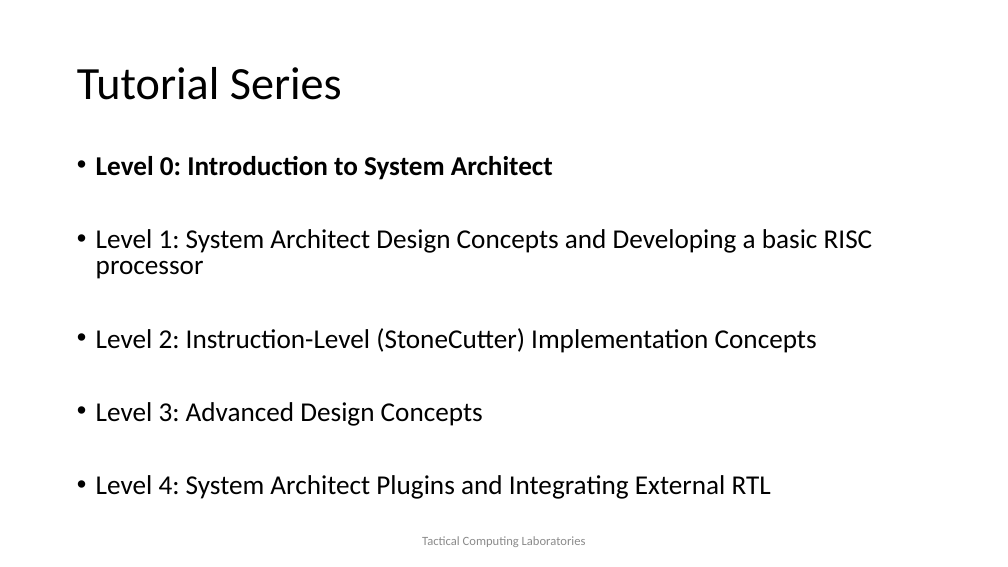
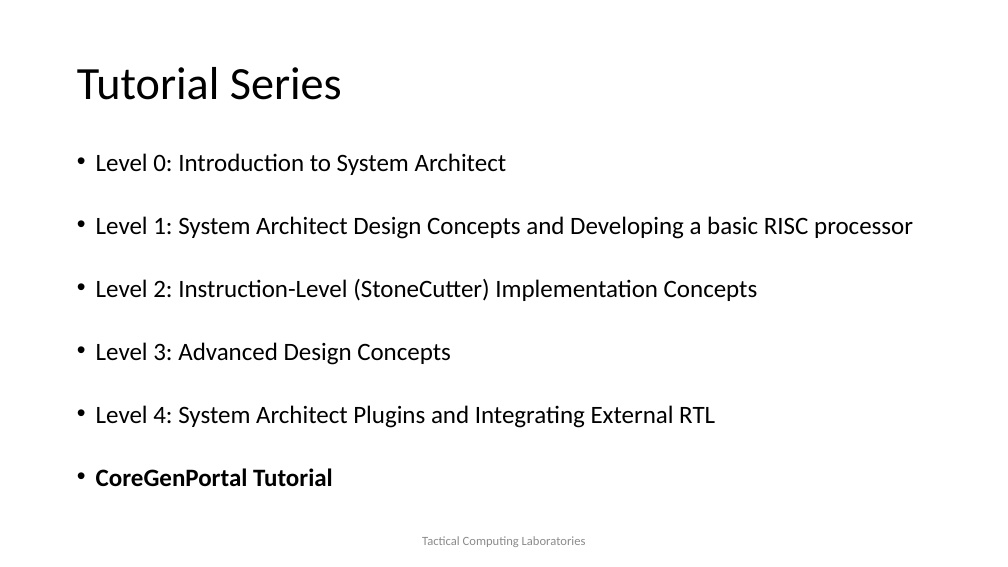
Before and after one commit to opensocsysarch/CoreGenTutorials, a slide deck: slide 2 of CoreGenPortal/CoreGenPortalTutorial.pptx. Drawn at 1008x567 pixels with LibreOffice and Linux fonts; fonts in the diff are those of the drawing; background and template pictures are left out. Boxes give left, top, right and bottom in pixels: in the first picture for what was removed or moved away, otherwise in the second. Text is boxed around its words. In the diff, an @@ line names an element or a change of style, - is before the commit and + after.

Commit message:
updating tutorial material

```diff
--- a/CoreGenPortal/CoreGenPortalTutorial.pptx
+++ b/CoreGenPortal/CoreGenPortalTutorial.pptx
@@ text at [96, 153, 913, 428]: size 25.9 to 23.8 pt; bold off in "Level 0: Introduction to System Architect"; line spacing 0.8 to 0.7 @@
@@ text at [96, 468, 333, 487]: paragraph added @@
+• CoreGenPortal Tutorial
```
Also in this commit, not shown: 1 other slide changed, 2 slides added, 1 other file.
